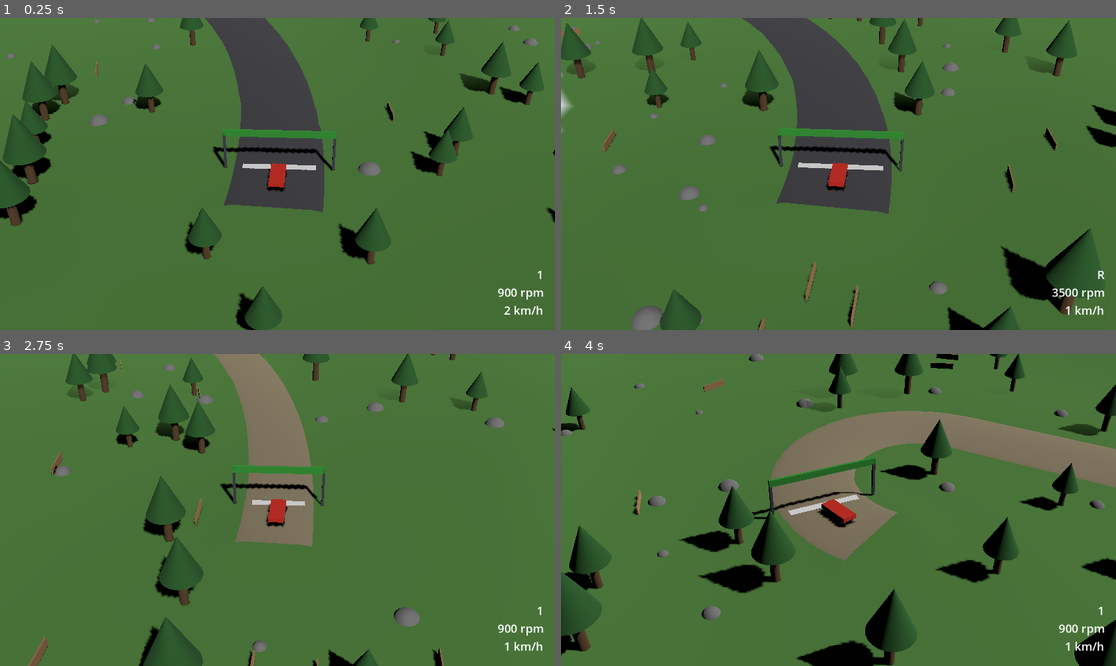
Above: before the commit, frames 1-4 (two rows, left to right).
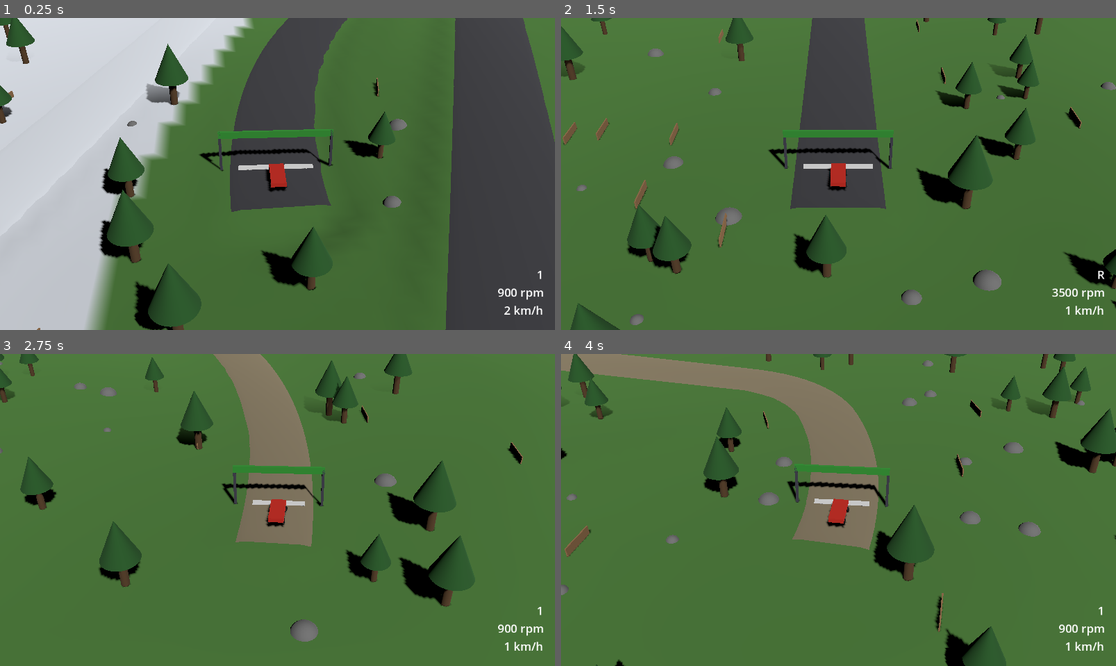
Above: after the commit, the same moments.

Repository: JulianHeissinger/RallyGame
Game: Godot game, scene res://scenes/stage.tscn
The game is run twice, just before and just after one commit, with the same random seed, the same clock (stepped at 60 frames per second) and the same inputs. The project has no main scene, so this scene is started directly.
Inputs:
- Up to frame 1 (0.25 s): no input
- Up to frame 2 (1.5 s): hold D (steer_right) 0.53-1.28 s; hold R (reroll_stage) 0.53-1.28 s; hold S (brake) from 1.28 s (still down); tap W (throttle) at 1.35 s
- Up to frame 3 (2.75 s): release S (brake) at 2.03 s; hold D (steer_right) from 2.03 s (still down); hold R (reroll_stage) from 2.03 s (still down)
- Up to frame 4 (4 s): release D (steer_right) at 2.78 s; release R (reroll_stage) at 2.78 s; hold Shift (shift_up) 2.78-3.53 s; tap W (throttle) at 2.85 s; hold A (steer_left) from 3.53 s (still down); hold R (reroll_stage) from 3.53 s (still down)

The runs differ from the first frame. In frame 1, 56% of the frame differs, in the area x 0-100%, y 0-100%; in frame 2, 21%; in frame 3, 15%; in frame 4, 31%.

Commit message:
feat: lengthen the prototype stage to 4 km
Gives the extended hazard set room at the same hazard density.

Diff:
--- a/scripts/stage/stage_params.gd
+++ b/scripts/stage/stage_params.gd
@@ -3,7 +3,7 @@
 ## Layout tuning for one stage style. Defaults are the prototype stage; countries get their own `.tres` later.
 
 @export_group("Length")
-@export var target_length := 2000.0
+@export var target_length := 4000.0
 @export var sample_spacing := 2.0
 
 @export_group("Width")
--- a/tests/test_road_layout.gd
+++ b/tests/test_road_layout.gd
@@ -109,7 +109,7 @@
 	var params := StageParams.new()
 	var a := _path(12345, params)
 	var b := _path(12345, params)
-	assert_true(a.section_starts.size() >= 2, "a 2 km stage has several sections")
+	assert_true(a.section_starts.size() >= 2, "a 4 km stage has several sections")
 	assert_eq(a.section_starts, b.section_starts, "same seed gives the same section starts")
 	assert_eq(_surfaces(a), _surfaces(b), "same seed gives the same section surfaces")
 	assert_true(_path(1, params).section_starts != _path(2, params).section_starts, "seeds 1 and 2 differ")
Not shown, changed: openspec/changes/bootstrap-vertical-slice/design.md
Not shown, changed: openspec/changes/bootstrap-vertical-slice/specs/stage-generation/spec.md
